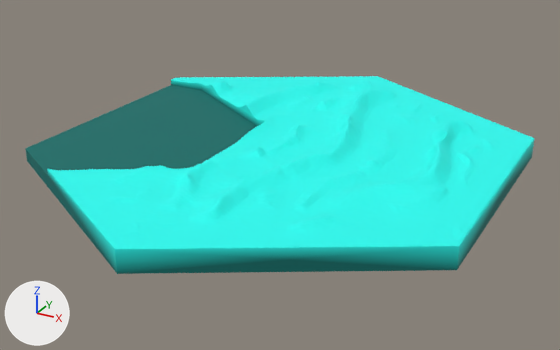
The glTF model public/assets/harbor_water.glb, before and after one commit.
Before and after are seen from a 50 mm camera at (15.5, -107.3, 43.6) aimed at (-34.3, -16.7, -1.7). Lighting does not change. The marker at lower left points along +X, +Y and +Z. The picture after the commit comes second. Vertices at exactly the same position are counted once.

In view in the first picture: 'harbor_water'.
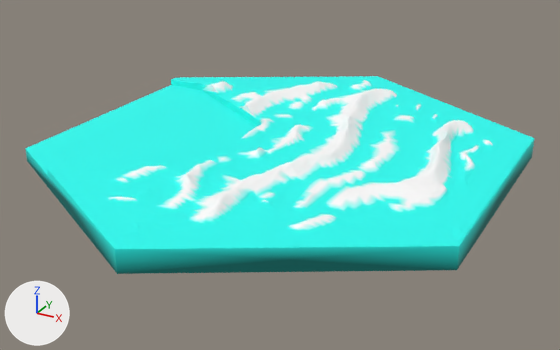
What differs and where, as boxes (x1, y1, x2, y2) in the pictures (560 x 350 px):
part 1 of me_harbor_water, recoloured (lighter): (25, 80, 494, 231) in both

Diff of the bpy script that builds the scene:
```diff
--- a/public/assets/harbor_water.glb.py
+++ b/public/assets/harbor_water.glb.py
@@ me_harbor_water @@
 me_harbor_water.from_pydata(...)  # 9779 vertices, 19590 faces; spans x -67.1..-3.0, y -52.0..21.9, z 0.0..4.9
 # used by ob_harbor_water; location = (0.0, 0.0, 0.0)
+# me_harbor_water part 1: 6013 faces centred in x -67.1..-7.5, y -44.6..17.7, z 0.7..4.9 are repainted in the vertex colours; the middle colour goes from cyan #27fff5 to white #ffffff
 me_harbor_water.materials.append(mat_mat_harbor_water)
```
